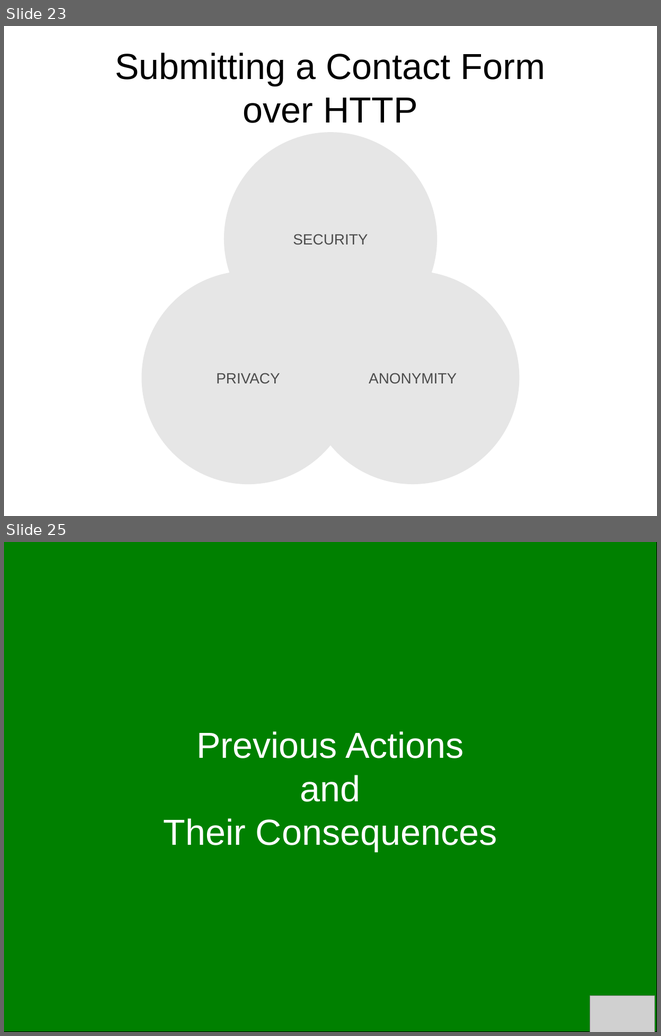
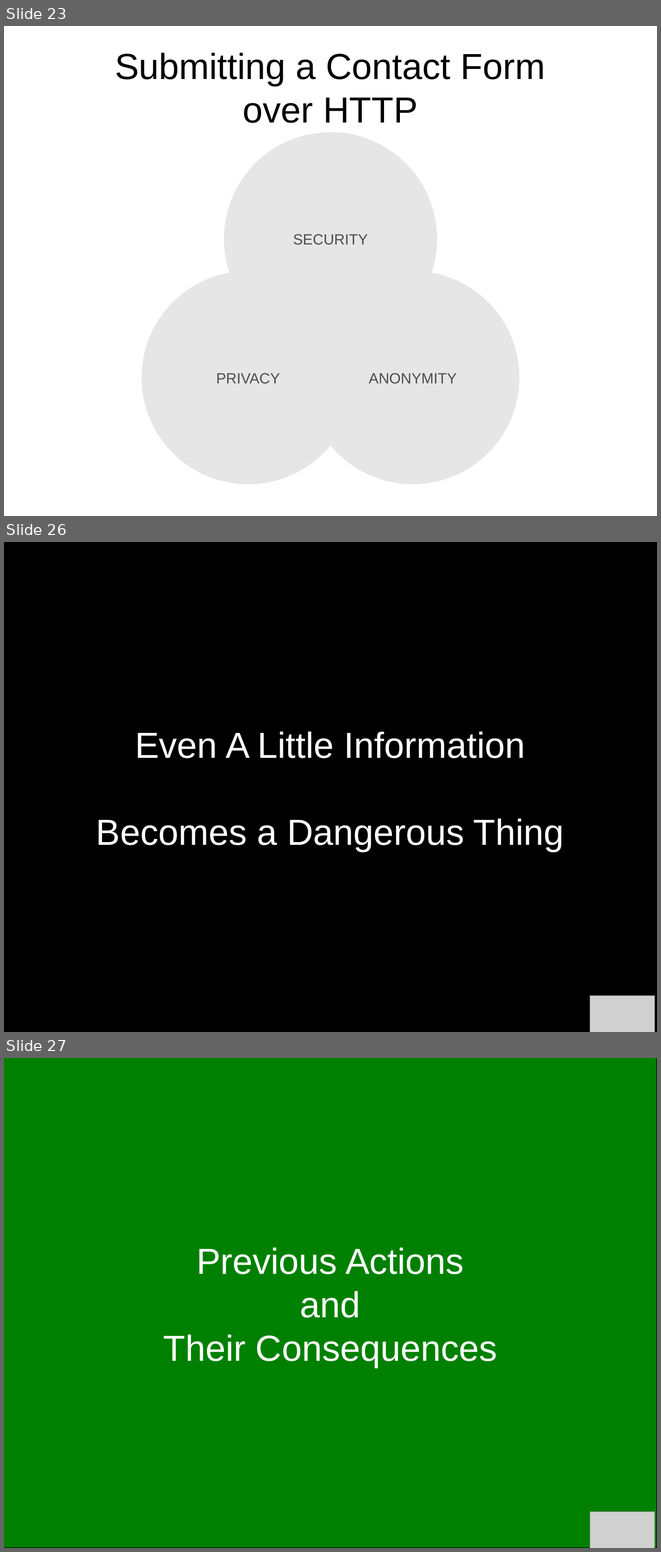
Before and after one commit to bendechrai/preso-security-privacy-anonymity, a slide deck: security-privacy-anonymity.odp. Shown one above the other, each under a label of ours: slides 23 and 25 before the commit, slides 23, 26 and 27 after it; the slides between them are not shown. The pictures are 661x1036 and 661x1552 pixels, drawn with LibreOffice and Linux fonts; fonts in the diff are those of the drawing; grey boxes stand for pictures; background and template pictures are left out. Boxes give left, top, right and bottom in pixels: in the first picture for what was removed or moved away, otherwise in the second. Text is boxed around its words. In the diff, an @@ line names an element or a change of style, - is before the commit and + after.

```diff
--- a/security-privacy-anonymity.odp
+++ b/security-privacy-anonymity.odp
@@ slide 26 added at bbox=[4, 542, 657, 1032], background #FFFFFF @@
@@ rectangle added at bbox=[4, 542, 657, 1032], fill #000000, outline #000000 0 pt @@
@@ title added at bbox=[96, 731, 564, 851], 44 pt, text #FFFFFF @@
+Even A Little Information
+Becomes a Dangerous Thing
@@ picture added at bbox=[590, 995, 655, 1032] @@
@@ what was slide 25 is now slide 27 @@
```
Also in this commit, not shown: 2 slides changed, 5 other slides added, 2 slides removed.
